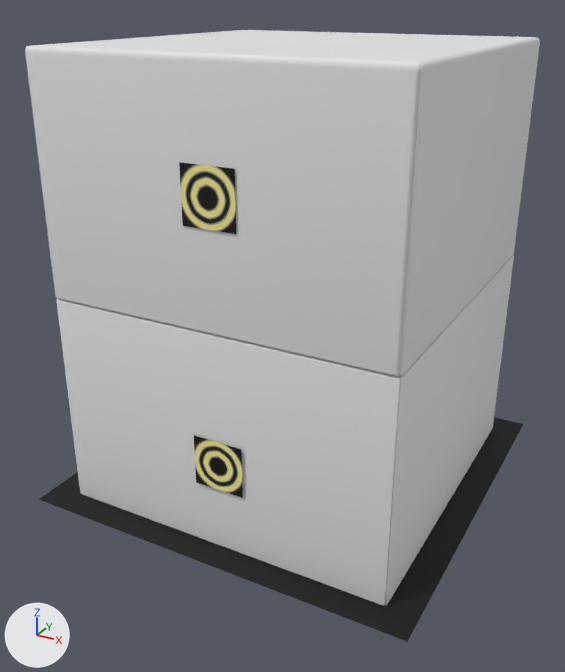
The COLLADA model Gallery/Classes/Home/SceneView/art.scnassets/天猫精灵/box.DAE as it was, and as the next commit left it.
Both versions are drawn from a camera (50 mm lens) standing at (0.201, -0.389, 0.282) and looking at (-0.003, -0.019, 0.097). The axes (+X, +Y, +Z) are drawn at lower left. The lights are the same throughout. Where no turn or scale is listed for an object, it has been applied to the vertices.

Objects in the first picture: 'boxdown', 'boxtop', 'touying', 'tubiao02', 'tubiao03'.
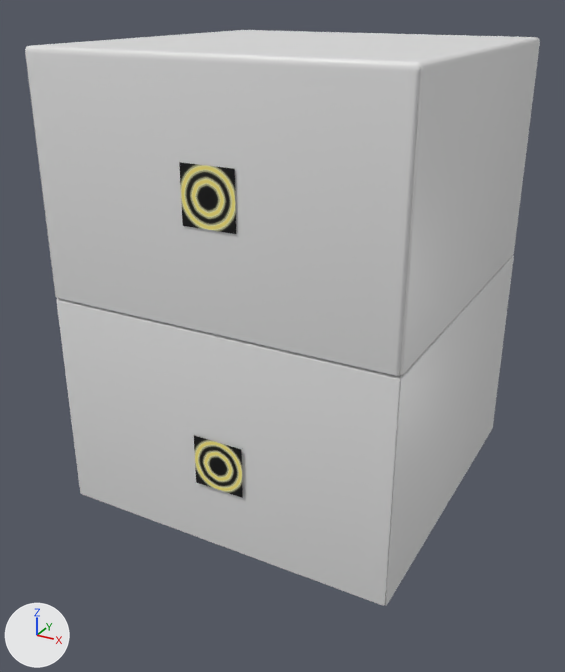
The newer file is also rescaled (x100.0) as a whole; pictures and numbers use the older file's frame.

Where the change shows, as pixel boxes [x1, y1, x2, y2] in the pictures (565 x 672 px):
'touying', deleted (black)
    before: [39, 417, 523, 642]

Edits to the bpy script that builds the scene:
```text
Remove ob_touying:
    ob_touying = bpy.data.objects.new('touying', me_touying)
    ob_touying.location = (0.0, 0.0, 0.1294)
```
